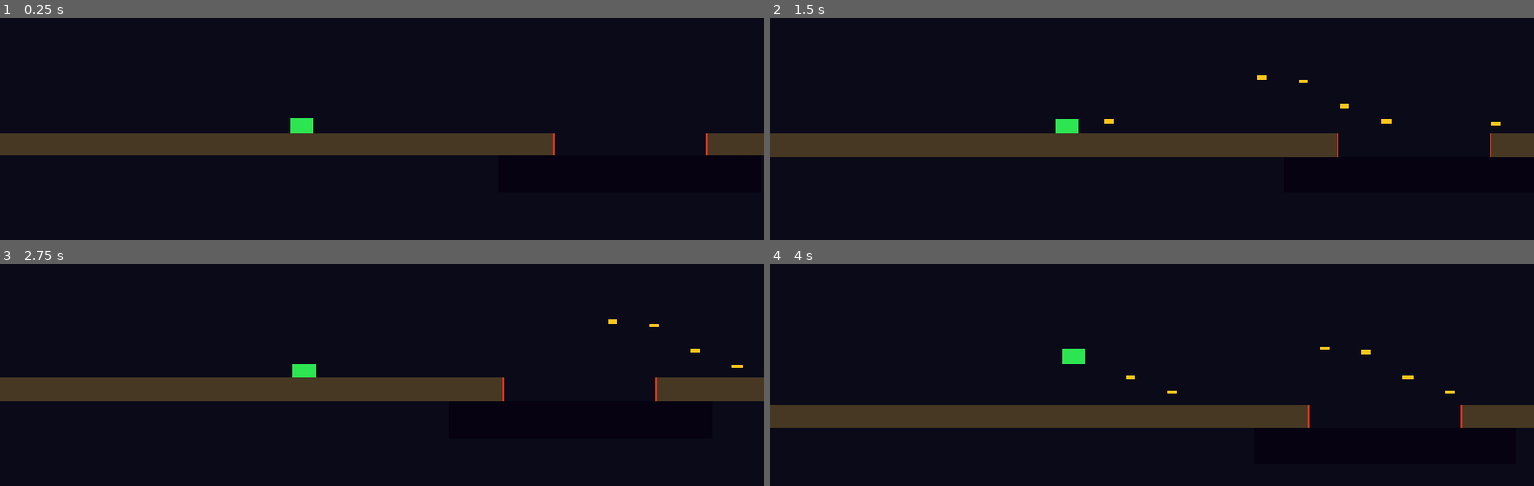
Above: before the commit, frames 1-4 (two rows, left to right).
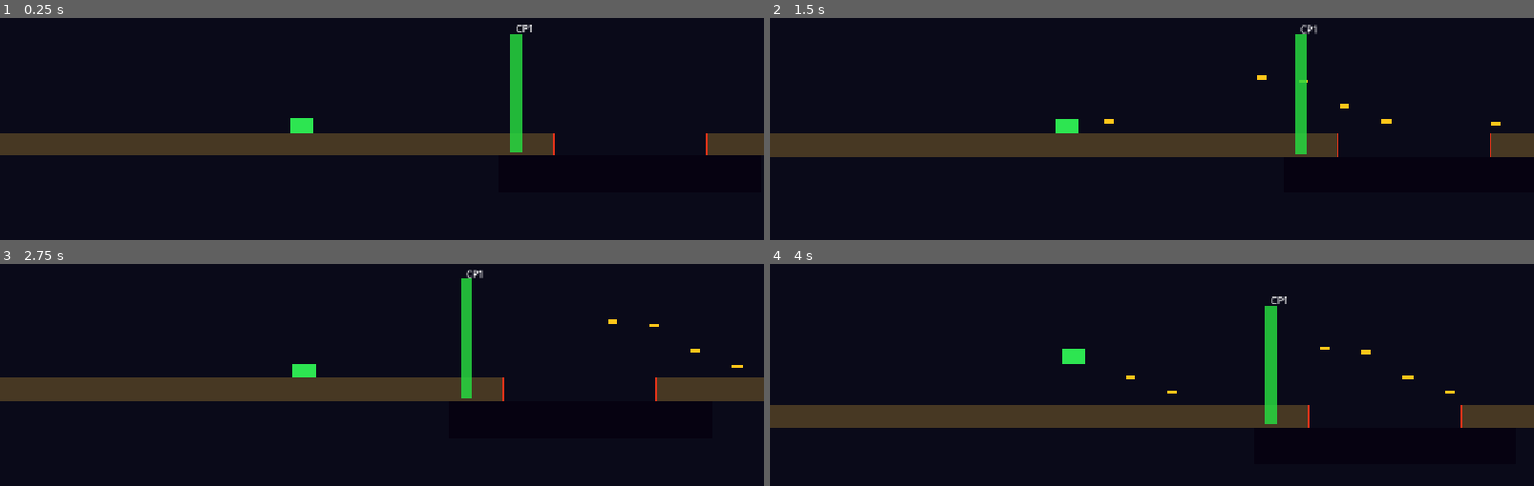
Above: after the commit, the same moments.

Repository: NGKsSystems/NGKs_Crater_Wardens-
Game: Godot game, scene res://scenes/level/test_lane.tscn
Same seed, same stepped clock (60 frames per second), same inputs: the game is played once before the commit and once after it.
Inputs:
- Up to frame 1 (0.25 s): no input
- Up to frame 2 (1.5 s): tap Enter at 0.5 s; hold Z (fire_forward) from 0.53 s (still down); tap R at 0.6, 1.35 s; tap Space (jump) at 0.77 s
- Up to frame 3 (2.75 s): tap Space (jump) at 1.52 s; release Z (fire_forward) at 2.03 s; tap R at 2.1 s
- Up to frame 4 (4 s): hold Z (fire_forward) from 2.78 s (still down); tap R at 2.85, 3.6 s; tap Space (jump) at 3.02, 3.77 s

The runs differ from the first frame. In frame 1, 0.9% of the frame differs, in the area x 66-70%, y 3-61%; in frame 2, 0.9%; in frame 3, 0.8%; in frame 4, 0.9%, in the area x 64-68%, y 14-73%.

Commit message:
Phase 5: Add checkpoint system — checkpoint_marker, stage_controller, CP1/CP2/CP3, FinishTrigger in test_lane

Diff:
--- /dev/null
+++ b/scenes/level/checkpoint_marker.tscn
@@ -0,0 +1,28 @@
+; checkpoint_marker.tscn — NGKs Crater Wardens V1
+; Phase 5: Stage Structure
+; Area2D trigger — detects CharacterBody2D (rover) body entry
+; Visual: green vertical stripe 20px wide × 200px tall
+; Collision: RectangleShape2D 20×200 — covers full rover height range (y=384–584 when placed at y=484)
+
+[gd_scene load_steps=3 format=3 uid="uid://cpmarker01"]
+
+[ext_resource type="Script" path="res://scripts/level/checkpoint_marker.gd" id="1"]
+
+[sub_resource type="RectangleShape2D" id="Shape1"]
+size = Vector2(20, 200)
+
+[node name="CheckpointMarker" type="Area2D"]
+script = ExtResource("1")
+
+[node name="CollisionShape2D" type="CollisionShape2D" parent="."]
+shape = SubResource("Shape1")
+
+[node name="Visual" type="Polygon2D" parent="."]
+polygon = PackedVector2Array(-10, -100, 10, -100, 10, 100, -10, 100)
+color = Color(0.15, 0.85, 0.25, 0.85)
+
+[node name="Label" type="Label" parent="."]
+position = Vector2(-16, -120)
+size = Vector2(60, 20)
+text = "CP"
+horizontal_alignment = 1
--- a/scenes/level/test_lane.tscn
+++ b/scenes/level/test_lane.tscn
@@ -27,6 +27,8 @@
 [ext_resource type="PackedScene" path="res://scenes/enemies/drone_flyer.tscn"     id="6"]
 [ext_resource type="PackedScene" path="res://scenes/enemies/hover_attacker.tscn"  id="7"]
 [ext_resource type="PackedScene" path="res://scenes/enemies/ground_turret.tscn"   id="8"]
+[ext_resource type="Script"      path="res://scripts/level/stage_controller.gd"   id="9"]
+[ext_resource type="PackedScene" path="res://scenes/level/checkpoint_marker.tscn" id="10"]
 
 [sub_resource type="RectangleShape2D" id="ShapeGL"]
 size = Vector2(960, 40)
@@ -42,6 +44,9 @@
 
 [sub_resource type="RectangleShape2D" id="ShapePB"]
 size = Vector2(256, 20)
+
+[sub_resource type="RectangleShape2D" id="ShapeFT"]
+size = Vector2(40, 200)
 
 [node name="TestLane" type="Node2D"]
 script = ExtResource("2")
@@ -146,6 +151,41 @@
 position = Vector2(-60, -36)
 size = Vector2(120, 24)
 text = "LONG JUMP"
+horizontal_alignment = 1
+
+[node name="StageController" type="Node" parent="."]
+script = ExtResource("9")
+total_checkpoints = 3
+
+[node name="CP1" parent="." instance=ExtResource("10")]
+position = Vector2(500, 484)
+checkpoint_index = 1
+checkpoint_name = "CP1"
+
+[node name="CP2" parent="." instance=ExtResource("10")]
+position = Vector2(2700, 484)
+checkpoint_index = 2
+checkpoint_name = "CP2"
+
+[node name="CP3" parent="." instance=ExtResource("10")]
+position = Vector2(4200, 484)
+checkpoint_index = 3
+checkpoint_name = "CP3"
+
+[node name="FinishTrigger" type="Area2D" parent="."]
+position = Vector2(5600, 484)
+
+[node name="CollisionShape2D" type="CollisionShape2D" parent="FinishTrigger"]
+shape = SubResource("ShapeFT")
+
+[node name="Visual" type="Polygon2D" parent="FinishTrigger"]
+polygon = PackedVector2Array(-20, -100, 20, -100, 20, 100, -20, 100)
+color = Color(0.95, 0.8, 0.05, 0.9)
+
+[node name="Label" type="Label" parent="FinishTrigger"]
+position = Vector2(-24, -122)
+size = Vector2(72, 20)
+text = "FINISH"
 horizontal_alignment = 1
 
 [node name="DroneFlyerEnemy" parent="." instance=ExtResource("6")]
@@ -167,3 +207,7 @@
 [connection signal="player_killed" from="DroneFlyerEnemy"   to="." method="_on_hazard_triggered"]
 [connection signal="player_killed" from="HoverAttackerEnemy" to="." method="_on_hazard_triggered"]
 [connection signal="player_killed" from="GroundTurretEnemy"  to="." method="_on_hazard_triggered"]
+[connection signal="checkpoint_reached" from="CP1" to="." method="_on_checkpoint_reached"]
+[connection signal="checkpoint_reached" from="CP2" to="." method="_on_checkpoint_reached"]
+[connection signal="checkpoint_reached" from="CP3" to="." method="_on_checkpoint_reached"]
+[connection signal="body_entered" from="FinishTrigger" to="." method="_on_finish_entered"]
--- /dev/null
+++ b/scripts/level/checkpoint_marker.gd
@@ -0,0 +1,42 @@
+extends Area2D
+
+# ============================================================
+# checkpoint_marker.gd — NGKs Crater Wardens V1 (Godot 4)
+# Phase 5: Stage Structure
+# ============================================================
+# Responsibilities:
+#   - Detect rover body entry via body_entered
+#   - Fire once only — _triggered guard prevents re-fire on reload
+#   - Emit checkpoint_reached(index) for stage_controller to consume
+#
+# NOT in scope: score, respawn, save/load, UI popups
+# Placement: static in test_lane.tscn
+# Reset: scene reload destroys and re-creates this node — _triggered
+#        resets automatically with no extra code required
+# ============================================================
+
+signal checkpoint_reached(index: int)
+
+@export var checkpoint_index: int  = 1
+@export var checkpoint_name: String = ""
+
+var _triggered: bool = false
+
+@onready var _label: Label = $Label
+
+
+func _ready() -> void:
+	body_entered.connect(_on_body_entered)
+	var display: String = checkpoint_name if checkpoint_name != "" else ("CP%d" % checkpoint_index)
+	if _label != null:
+		_label.text = display
+
+
+func _on_body_entered(body: Node) -> void:
+	if _triggered:
+		return
+	if not body is CharacterBody2D:
+		return
+	_triggered = true
+	checkpoint_reached.emit(checkpoint_index)
+	print("[CP%d] reached" % checkpoint_index)
--- /dev/null
+++ b/scripts/level/stage_controller.gd
@@ -0,0 +1,42 @@
+extends Node
+
+# ============================================================
+# stage_controller.gd — NGKs Crater Wardens V1 (Godot 4)
+# Phase 5: Stage Structure
+# ============================================================
+# Responsibilities:
+#   - Track ordered checkpoint progression (_expected starts at 1)
+#   - Enforce strict ordering: CP N only accepted when _expected == N
+#   - Detect stage completion when all checkpoints passed + finish hit
+#
+# NOT in scope: score, respawn, save/load, UI, menus, audio
+# Called from: test_lane.gd (_on_checkpoint_reached, _on_finish_entered)
+# Reset: scene reload destroys this node — all state resets automatically
+# ============================================================
+
+@export var total_checkpoints: int = 3
+
+var _expected: int      = 1
+var stage_complete: bool = false
+
+
+# Called by test_lane.gd when a checkpoint_marker emits checkpoint_reached(index).
+func on_checkpoint(index: int) -> void:
+	if stage_complete:
+		return
+	if index == _expected:
+		_expected += 1
+		print("[Stage] CP%d PASS — %d/%d checkpoints cleared" % [index, _expected - 1, total_checkpoints])
+	else:
+		print("[Stage] CP%d ignored — expected CP%d" % [index, _expected])
+
+
+# Called by test_lane.gd when the rover body_entered the FinishTrigger Area2D.
+func on_finish() -> void:
+	if stage_complete:
+		return
+	if _expected > total_checkpoints:
+		stage_complete = true
+		print("[Stage] *** STAGE COMPLETE — all %d checkpoints cleared! ***" % total_checkpoints)
+	else:
+		print("[Stage] Finish reached early — %d/%d checkpoints — ignored" % [_expected - 1, total_checkpoints])
--- a/scripts/level/test_lane.gd
+++ b/scripts/level/test_lane.gd
@@ -1,13 +1,19 @@
 extends Node2D
 
-# test_lane.gd — Phase 3: Hazards prototype lane (Godot 4)
+# test_lane.gd — Phase 5: Stage Structure (Godot 4)
 # Controls: Space=jump | Z=fire_forward | X=fire_up | R=restart | Esc=quit
-# Hazard signal handler: _on_hazard_triggered — instant reload on kill
+# Checkpoint signals wire to _on_checkpoint_reached → StageController.on_checkpoint()
+# Finish trigger body_entered wires to _on_finish_entered → StageController.on_finish()
+
+@onready var _stage: Node = $StageController
+
 
 func _ready() -> void:
-	print("[TestLane] Phase 4 — Enemies + Hazards | R=restart | Esc=quit")
+	print("[TestLane] Phase 5 — Stage Structure | R=restart | Esc=quit")
 	print("[TestLane] Hazards: crater gap x2 | mine | rock obstacle")
-	print("[TestLane] Enemies: drone flyer (aerial/X) | hover attacker (fwd/Z) | ground turret (fwd/Z x2)")
+	print("[TestLane] Enemies: drone flyer (X) | hover attacker (Z) | ground turret (Zx2)")
+	print("[TestLane] Checkpoints: CP1 x=500 | CP2 x=2700 | CP3 x=4200 | Finish x=5600")
+
 
 func _unhandled_input(event: InputEvent) -> void:
 	if event is InputEventKey and event.pressed and not event.echo:
@@ -17,7 +23,20 @@
 			KEY_ESCAPE:
 				get_tree().quit()
 
-# Connected from all hazard Area2D nodes via .tscn [connection] entries.
+
+# Connected from all hazard and enemy Area2D nodes via .tscn [connection] entries.
 func _on_hazard_triggered() -> void:
 	print("[TestLane] DEAD — restarting")
 	get_tree().call_deferred("reload_current_scene")
+
+
+# Connected from CP1, CP2, CP3 checkpoint_reached(index) signal.
+func _on_checkpoint_reached(index: int) -> void:
+	_stage.on_checkpoint(index)
+
+
+# Connected from FinishTrigger body_entered signal.
+func _on_finish_entered(body: Node) -> void:
+	if not body is CharacterBody2D:
+		return
+	_stage.on_finish()
Not shown: 1 places in scenes/level/test_lane.tscn that only renumber resources
Not shown, added: _proof/phase5_stage_structure_20260323_230000.zip
